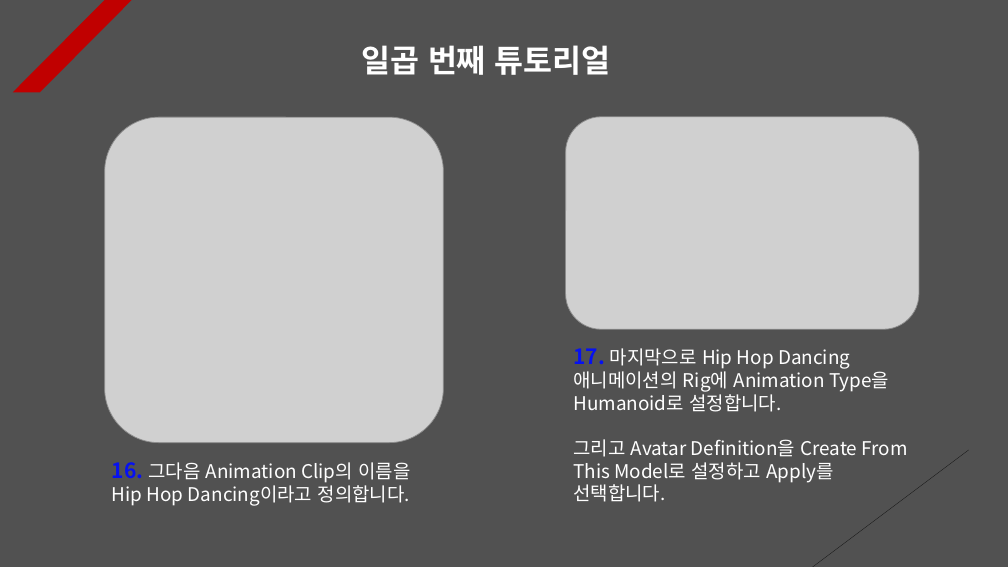
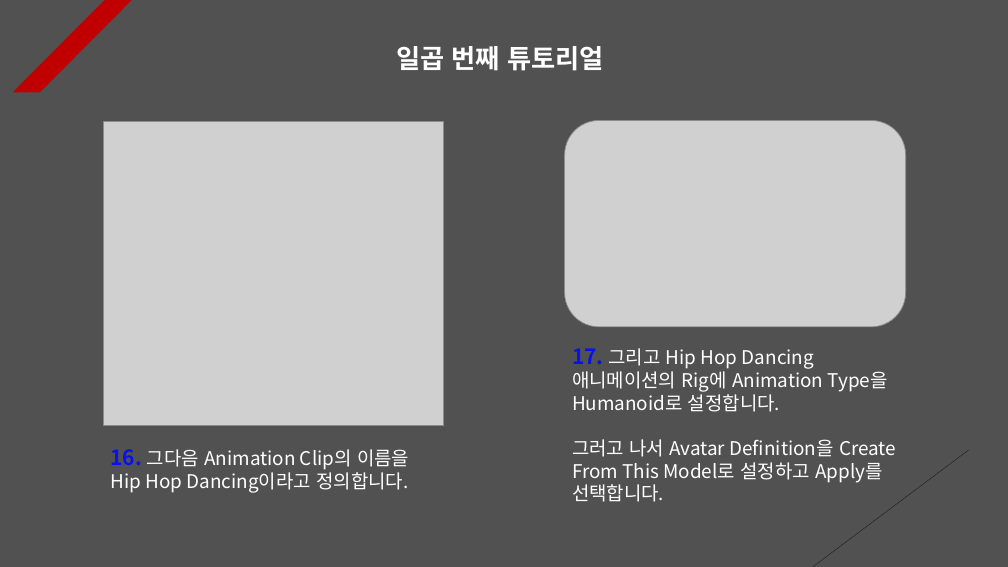
Before and after one commit to Unity2033/3D-UnityEngine, a slide deck: slide 7 of Assets/Class/Animation Retargeting/PPT Data/Animation Retargeting Example.pptx. Drawn at 1008x567 pixels with LibreOffice and Linux fonts; fonts in the diff are those of the drawing; grey boxes stand for pictures. Boxes give left, top, right and bottom in pixels: in the first picture for what was removed or moved away, otherwise in the second. Text is boxed around its words. In the diff, an @@ line names an element or a change of style, - is before the commit and + after.

```diff
--- a/Assets/Class/Animation Retargeting/PPT Data/Animation Retargeting Example.pptx
+++ b/Assets/Class/Animation Retargeting/PPT Data/Animation Retargeting Example.pptx
@@ text "일곱 번째 튜토리얼" at <box>396,46,603,71</box>: size 30 to 25 pt; alignment left to centre @@
@@ picture: place and size @@
-picture at <box>104,117,443,443</box>
+picture at <box>103,121,443,425</box>
@@ picture: place and size @@
-picture at <box>566,117,919,330</box>
+picture at <box>565,120,906,327</box>
@@ text at <box>572,348,896,502</box>: text changed @@
-17. 마지막으로 Hip Hop Dancing 애니메이션의 Rig에 Animation Type을 Humanoid로 설정합니다.
-그리고 Avatar Definition을 Create From This Model로 설정하고 Apply를 선택합니다.
+17. 그리고 Hip Hop Dancing 애니메이션의 Rig에 Animation Type을 Humanoid로 설정합니다.
+그러고 나서 Avatar Definition을 Create From This Model로 설정하고 Apply를 선택합니다.
@@ text "16. 그다음 Animation Clip의 이름을 ...": place and size @@
-text "16. 그다음 Animation Clip의 이름을 ..." at <box>112,462,410,506</box>
+text "16. 그다음 Animation Clip의 이름을 ..." at <box>111,449,409,493</box>
```
Also in this commit, not shown: 13 other slides changed, 15 other files.
